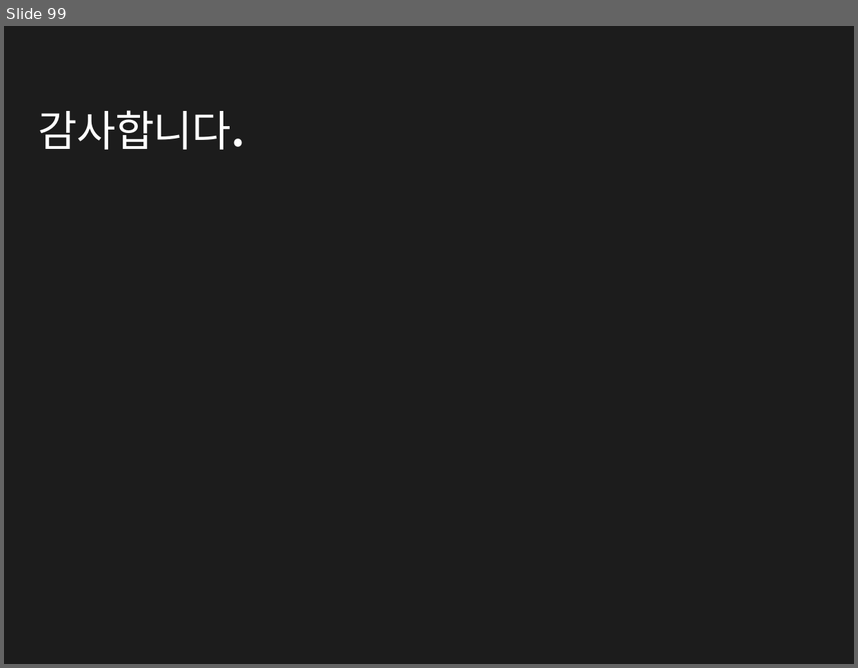
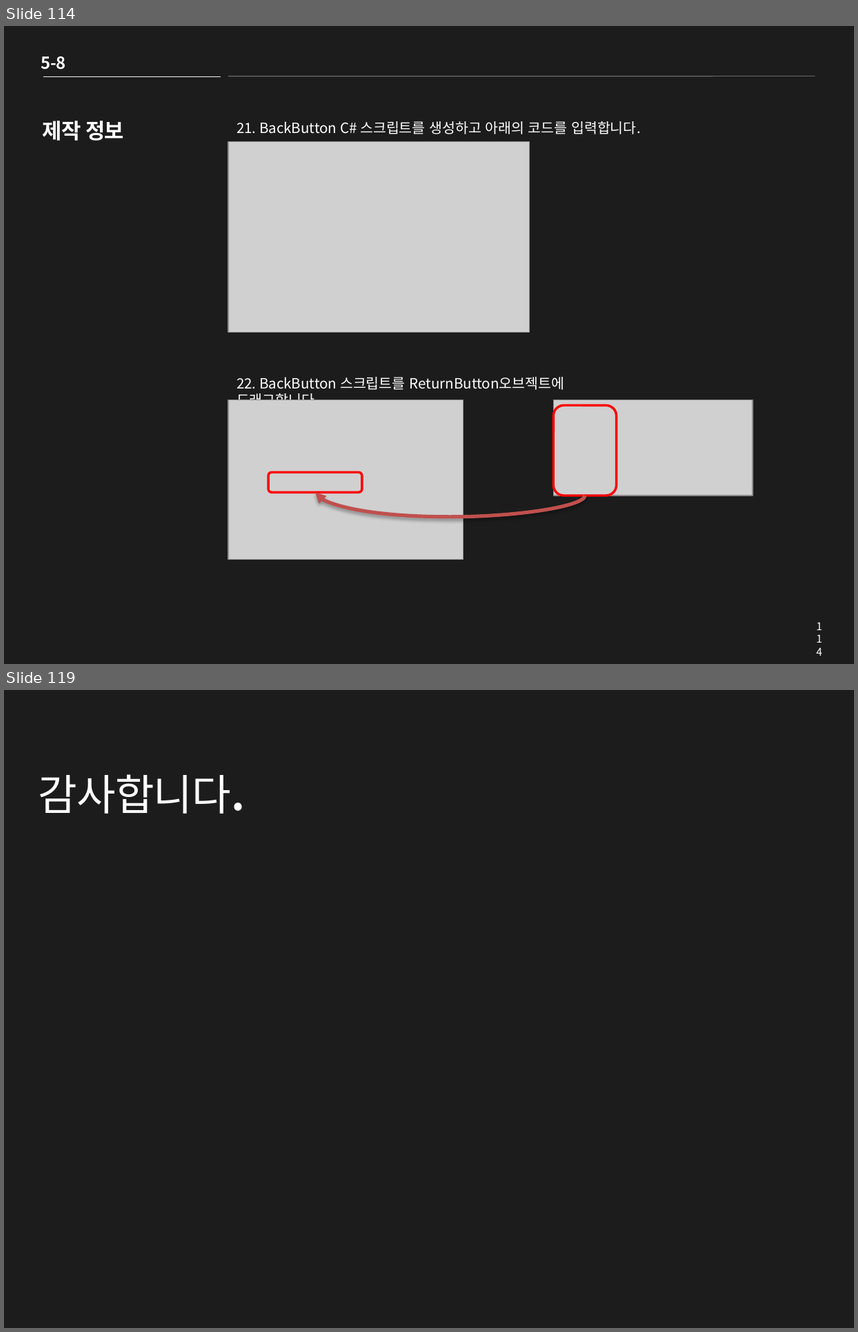
Before and after one commit to clianor/Unity-2D-Roguelike-tutorial, a slide deck: Roguelike PPT.pptx. Shown one above the other, each under a label of ours: slide 99 before the commit, slides 114 and 119 after it; the slides between them are not shown. The pictures are 858x668 and 858x1332 pixels, drawn with LibreOffice and Linux fonts; fonts in the diff are those of the drawing; grey boxes stand for pictures. Boxes give left, top, right and bottom in pixels: in the first picture for what was removed or moved away, otherwise in the second. Text is boxed around its words. In the diff, an @@ line names an element or a change of style, - is before the commit and + after.

```diff
--- a/Roguelike PPT.pptx
+++ b/Roguelike PPT.pptx
@@ slide 114 added at bbox=[4, 26, 854, 664], background #1C1C1C @@
@@ text added at bbox=[41, 56, 65, 69], 14 pt, text #FFFFFF, bold @@
+5-8
@@ line added from (43, 76) to (221, 76), #F2F2F2 0.25 pt @@
@@ line added from (228, 76) to (815, 76), #F2F2F2 0.25 pt @@
@@ title added at bbox=[43, 121, 124, 141], 18 pt, text #FFFFFF, bold @@
+제작 정보
@@ text added at bbox=[237, 121, 641, 400], 12 pt, text #FFFFFF @@
+21. BackButton C# 스크립트를 생성하고 아래의 코드를 입력합니다.
+22. BackButton 스크립트를 ReturnButton오브젝트에 드래그합니다.
@@ picture added at bbox=[228, 142, 529, 332] @@
@@ picture added at bbox=[228, 399, 463, 559] @@
@@ picture added at bbox=[553, 399, 752, 495] @@
@@ rounded rectangle added at bbox=[553, 405, 616, 495], outline #FF0000 2 pt @@
@@ rounded rectangle added at bbox=[268, 472, 362, 492], outline #FF0000 2 pt @@
@@ curved arrow added from (584, 495) to (315, 492), #C0504D 3 pt @@
@@ page number added at bbox=[807, 615, 831, 637], 9 pt, text #FFFFFF @@
+114
@@ what was slide 99 is now slide 119 @@
```
Also in this commit, not shown: 1 slide changed, 21 other slides added, 2 slides removed, 34 other files.
